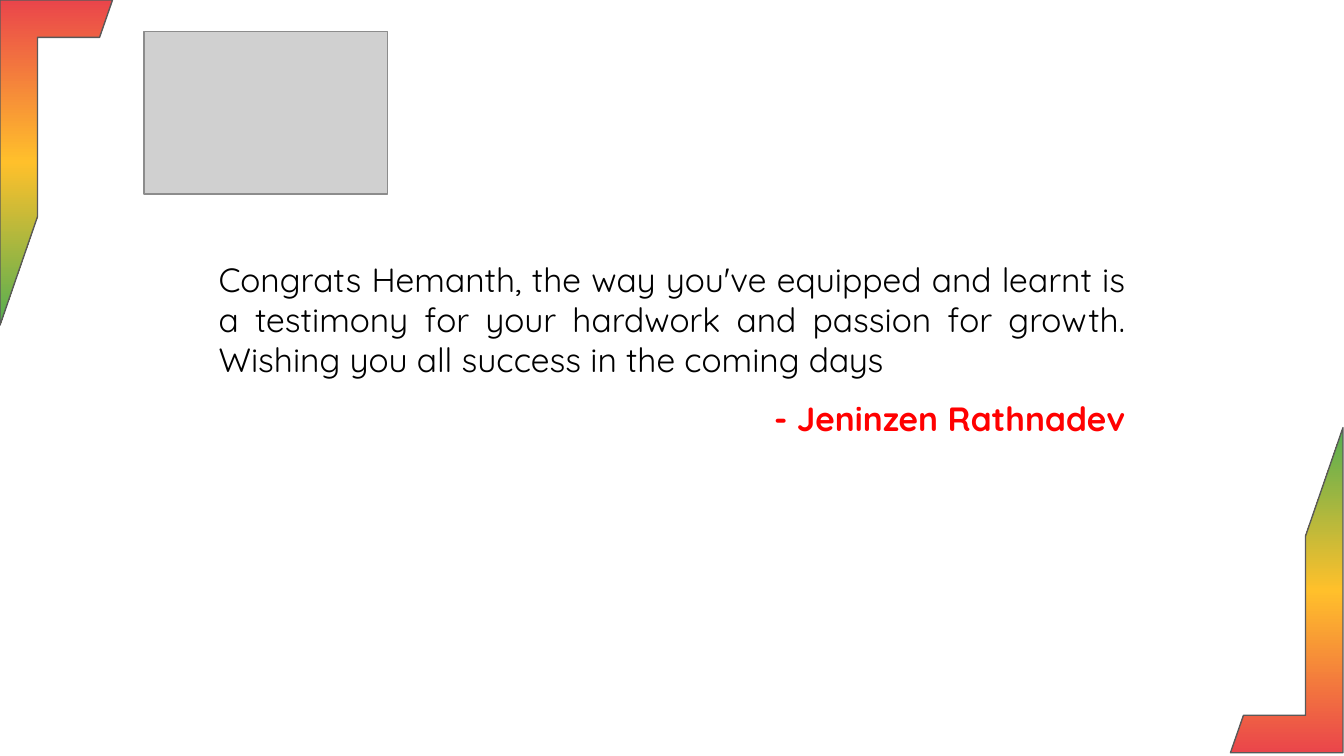
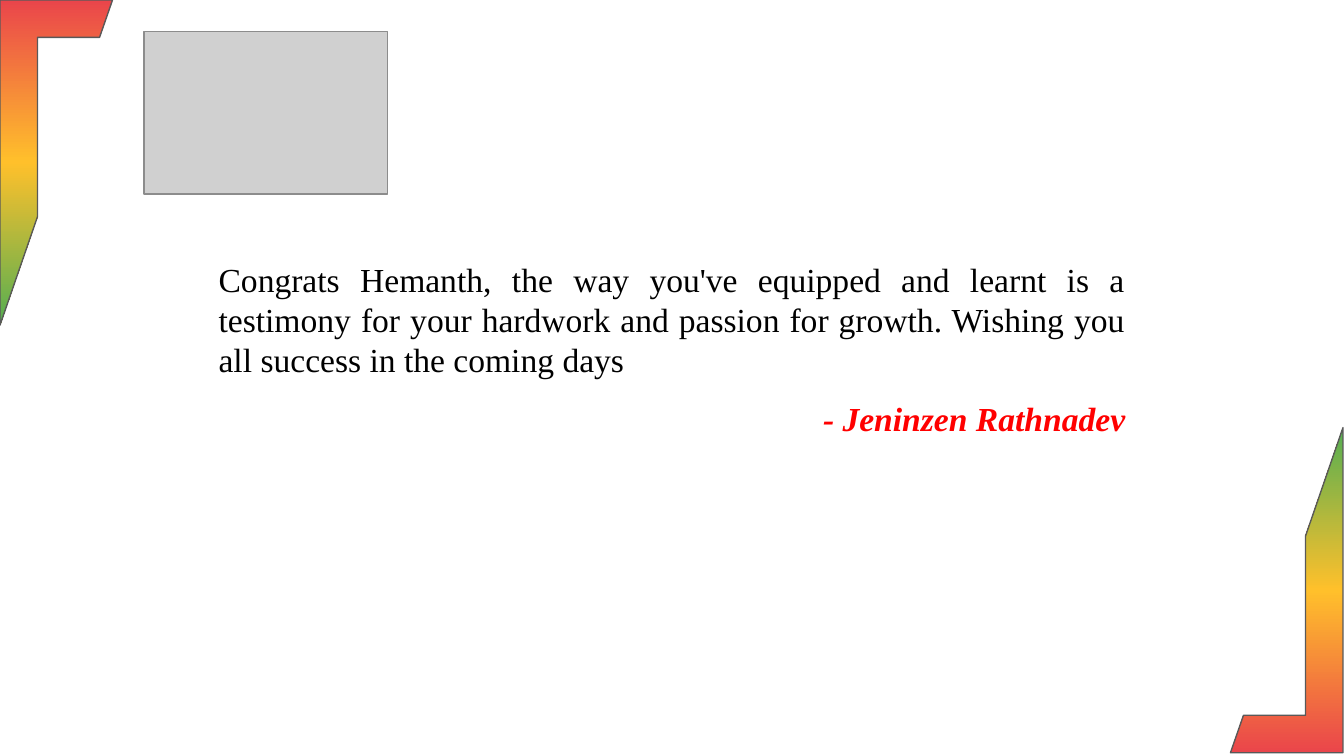
Before and after one commit to Harisudhan23/HR-automation-UI, a slide deck: slide 8 of media/Final_Anniversary_Presentation.pptx. Drawn at 1344x756 pixels with LibreOffice and Linux fonts; fonts in the diff are those of the drawing; grey boxes stand for pictures; background and template pictures are left out. Boxes give left, top, right and bottom in pixels: in the first picture for what was removed or moved away, otherwise in the second. Text is boxed around its words. In the diff, an @@ line names an element or a change of style, - is before the commit and + after.

```diff
--- a/media/Final_Anniversary_Presentation.pptx
+++ b/media/Final_Anniversary_Presentation.pptx
@@ text "Congrats Hemanth, the way you've ..." at (219,268,1124,379): font Quicksand to Times New Roman @@
@@ text "- Jeninzen Rathnadev": place and size @@
-text "- Jeninzen Rathnadev" at (797,406,1126,432)
+text "- Jeninzen Rathnadev" at (843,407,1125,432)
@@ text "- Jeninzen Rathnadev" at (843,407,1125,432): font Quicksand to Times New Roman, italic on @@
```
Also in this commit, not shown: 11 other slides changed, 11 other files.
